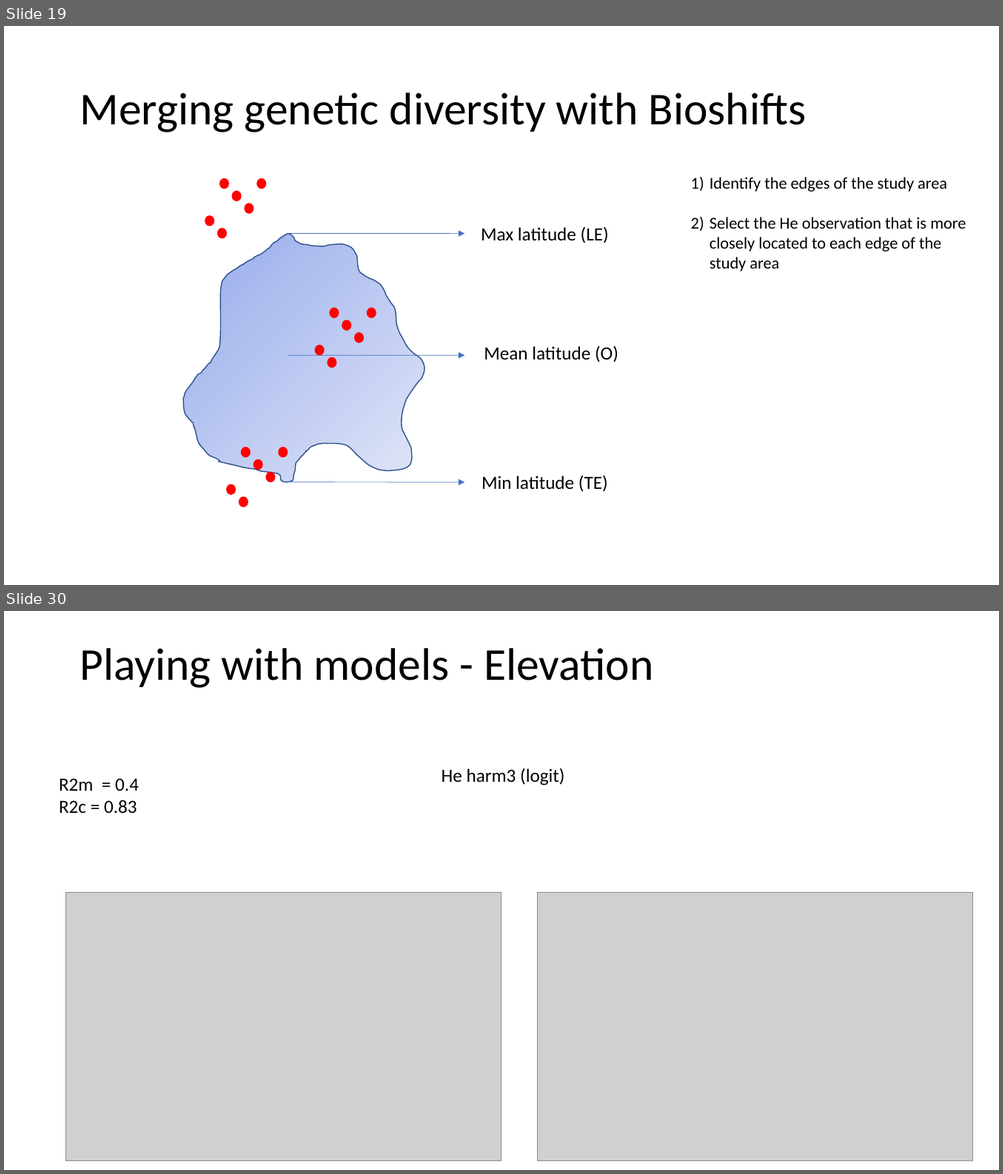
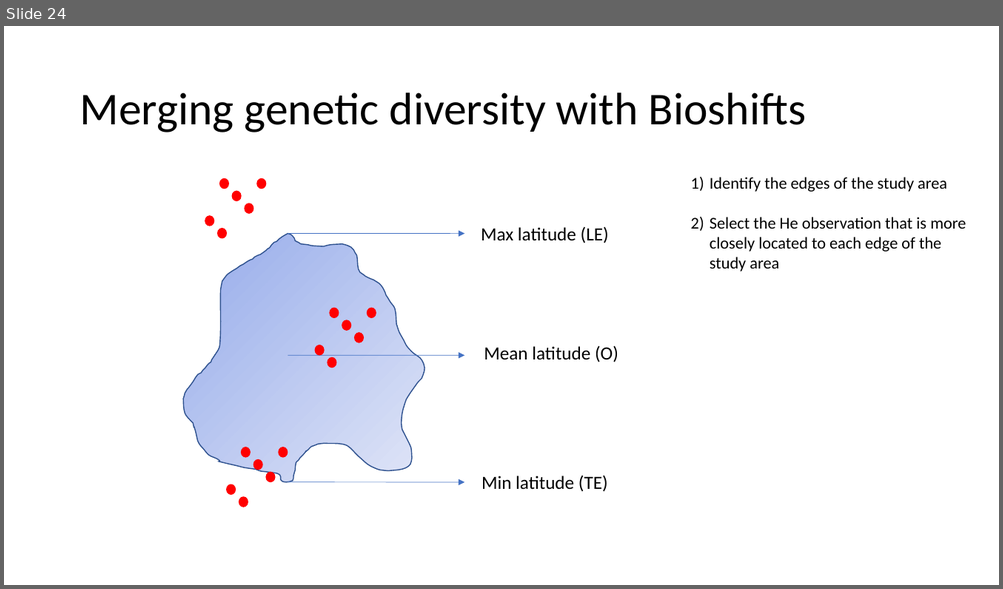
Before and after one commit to Bioshifts/genetic_diversity_range_shifts, a slide deck: Velocity_vs_rangeshift.ppt. Shown one above the other, each under a label of ours: slides 19 and 30 before the commit, slide 24 after it; the slides between them are not shown. The pictures are 1003x1174 and 1003x589 pixels, drawn with LibreOffice and Linux fonts; fonts in the diff are those of the drawing; grey boxes stand for pictures. Boxes give left, top, right and bottom in pixels: in the first picture for what was removed or moved away, otherwise in the second. Text is boxed around its words. In the diff, an @@ line names an element or a change of style, - is before the commit and + after.

Commit message:
new models

```diff
--- a/Velocity_vs_rangeshift.ppt
+++ b/Velocity_vs_rangeshift.ppt
@@ slide 30 removed at (4,611,999,1170), background #FFFFFF @@
@@ title removed at (79,648,653,688) @@
-Playing with models - Elevation
@@ text removed at (59,778,139,814) @@
-R2m = 0.4
-R2c = 0.83
@@ text removed at (441,768,564,786) @@
-He harm3 (logit)
@@ picture removed at (66,892,501,1161) @@
@@ picture removed at (537,892,972,1161) @@
@@ what was slide 19 is now slide 24 @@
```
Also in this commit, not shown: 15 slides changed, 32 slides added, 9 other slides removed, 2 other files.
